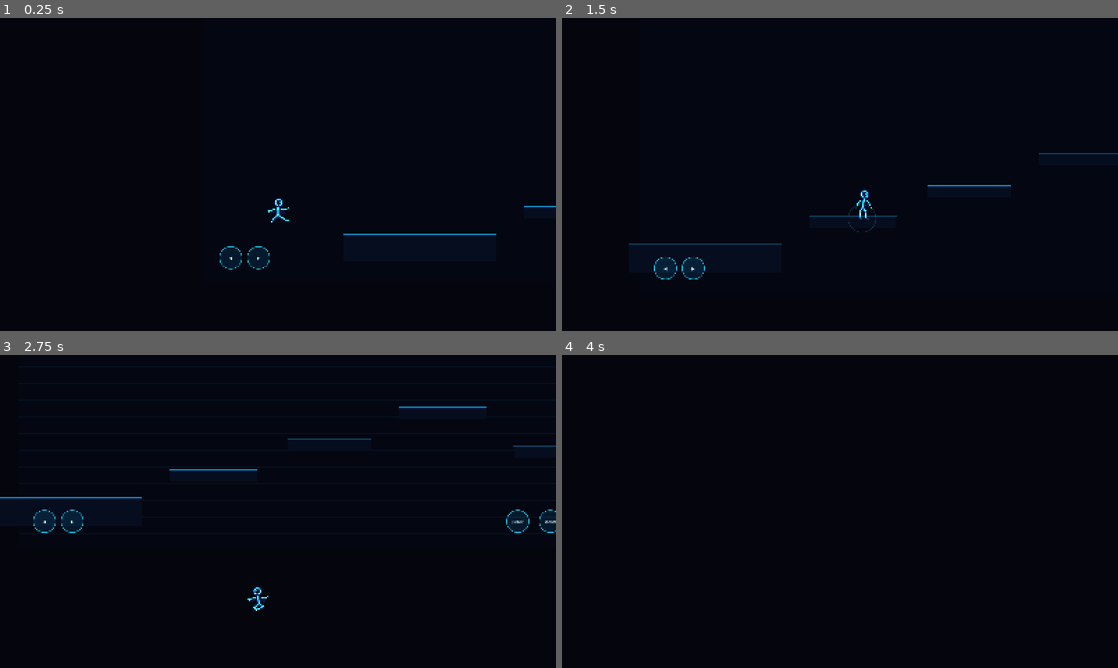
Above: before the commit, frames 1-4 (two rows, left to right).
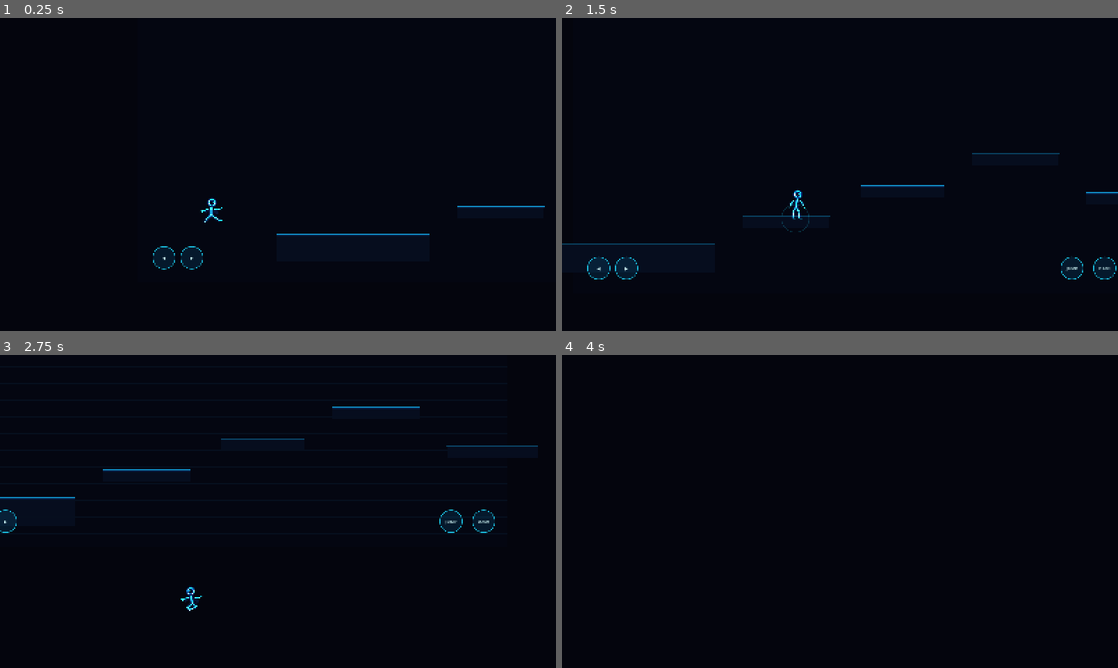
Above: after the commit, the same moments.

Repository: rifatsidik/elemental-overdrive
Game: Godot game, scene res://scenes/neon_platformer_lab.tscn
The game is run twice, just before and just after one commit, with the same random seed, the same clock (stepped at 60 frames per second) and the same inputs.
Inputs (mouse positions are in pixels of both pictures, inside the frame that each line leads up to):
- Up to frame 1 (0.25 s): no input
- Up to frame 2 (1.5 s): tap Enter at 0.5 s; move the mouse to (962, 158) at 0.52 s; hold D (move_right) from 0.53 s (still down); tap Shift (dash) at 0.6 s; click (962, 158) at 0.67 s; tap Space (jump) at 0.77 s; move the mouse to (728, 190) at 1.27 s; tap Q at 1.35 s
- Up to frame 3 (2.75 s): tap Space (jump) at 1.52 s; move the mouse to (333, 442) at 2.02 s; release D (move_right) at 2.03 s; hold A (move_left) from 2.03 s (still down); tap E at 2.1 s
- Up to frame 4 (4 s): move the mouse to (812, 574) at 2.77 s; release A (move_left) at 2.78 s; hold D (move_right) from 2.78 s (still down); tap R at 2.85 s; click (812, 574) at 2.92 s; tap Space (jump) at 3.02, 3.77 s; move the mouse to (1006, 558) at 3.52 s; tap 0 at 3.6 s

The runs differ from the first frame. In frame 1, 1.6% of the frame differs, in the area x 27-100%, y 57-81%; in frame 2, 2.4%; in frame 3, 2.6%, in the area x 0-100%, y 16-82%; in frame 4, nothing differs.

Commit message:
fix(platformer): align camera with custom-drawn platform view

Diff:
--- a/scripts/platformer/platformer_lab.gd
+++ b/scripts/platformer/platformer_lab.gd
@@ -21,7 +21,7 @@
     var camera := Camera2D.new()
     camera.position_smoothing_enabled = true
     camera.position_smoothing_speed = 5.0
-    camera.position = Vector2(0.0, -120.0)
+    camera.position = Vector2(192.0, -120.0)
     player.add_child(camera)
     queue_redraw()
 
